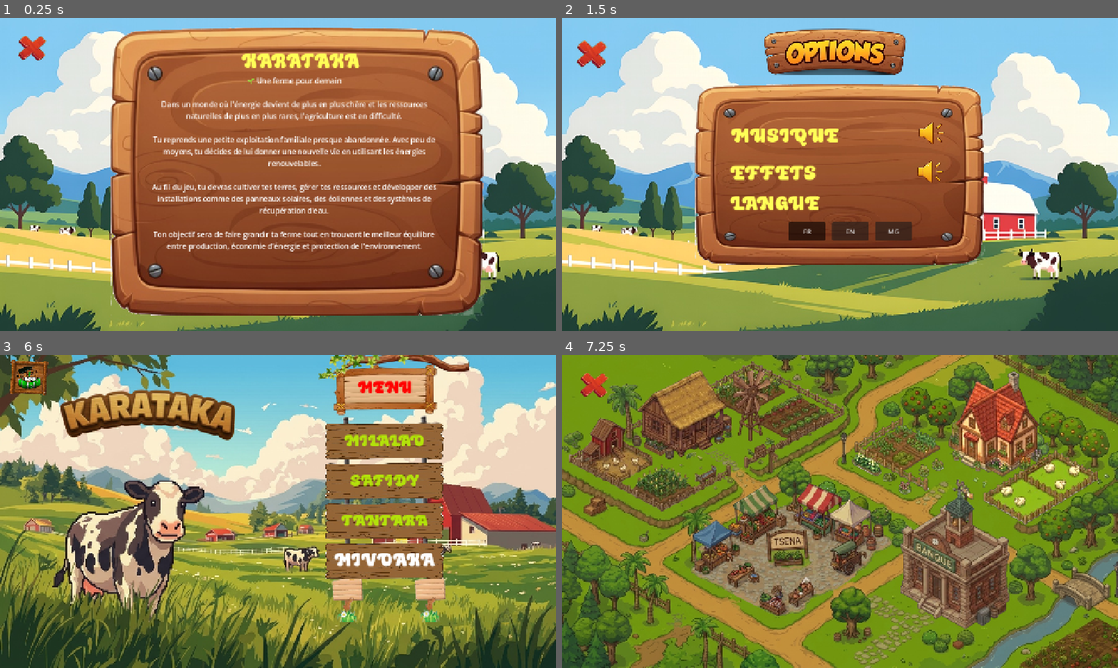
Above: before the commit, frames 1-4 (two rows, left to right).
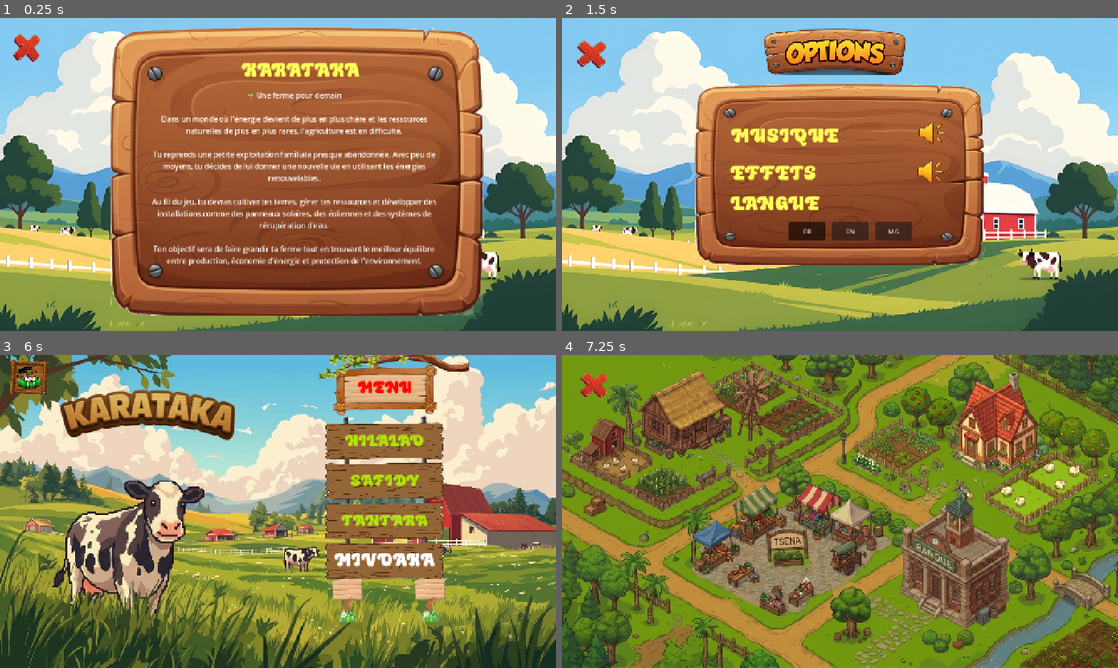
Above: after the commit, the same moments.

Repository: mosa-150505/karataka
Game: Godot game, scene res://scenes/ui/scenes/histoire.tscn
Two runs of this game, one before a commit and one after it. Both use one fixed random seed, a clock stepped at 60 frames per second and the inputs below. This scene is started directly instead of the project's main scene.
Inputs (mouse positions are in pixels of both pictures, inside the frame that each line leads up to; where the layout moved, square brackets give the same spot in the first picture):
- Up to frame 1 (0.25 s): no input
- Up to frame 2 (1.5 s): click (589, 49) [595, 49] at 0.5 s; click "OPTIONS" at 1.25 s
- Up to frame 3 (6 s): click (383, 470) at 2 s; click (383, 508) at 2.75 s; click "FR" at 3.5 s; click "EN" at 4.25 s; click "MG" at 5 s; click (27, 392) at 5.75 s
- Up to frame 4 (7.25 s): click "MILALAO" (after the commit: "HILALAO") at 6.5 s

The runs differ from the first frame. In frame 1, 11% of the frame differs, in the area x 2-79%, y 4-80%; in frame 2, nothing differs; in frame 3, 0.2%; in frame 4, nothing differs.

Commit message:
polish data structure

Diff:
--- a/localization/ui.csv
+++ b/localization/ui.csv
@@ -1,6 +1,6 @@
 keys,fr,en,mg
 UI_MENU_TITLE,MENU,MENU,MENU
-UI_PLAY,JOUER,PLAY,MILALAO
+UI_PLAY,JOUER,PLAY,HILALAO
 UI_SETTINGS,OPTIONS,SETTINGS,SAFIDY
 UI_STORY,A PROPOS,STORY,TANTARA
 UI_QUIT,QUITTER,QUIT,MIVOAKA
--- a/scenes/ui/scenes/histoire.tscn
+++ b/scenes/ui/scenes/histoire.tscn
@@ -59,9 +59,9 @@
 [node name="title" type="Label" parent="main_panel" unique_id=1535386898]
 layout_mode = 0
 offset_left = 77.0
-offset_top = 55.0
+offset_top = 77.0
 offset_right = 857.0
-offset_bottom = 121.0
+offset_bottom = 143.0
 theme_override_colors/font_color = Color(1, 1, 0.34117648, 1)
 theme_override_fonts/font = ExtResource("3_font")
 theme_override_font_sizes/font_size = 48
@@ -75,9 +75,9 @@
 [node name="body_scroll" type="ScrollContainer" parent="main_panel" unique_id=1346051315]
 layout_mode = 0
 offset_left = 81.0
-offset_top = 119.0
+offset_top = 155.0
 offset_right = 821.0
-offset_bottom = 573.0
+offset_bottom = 586.0
 horizontal_scroll_mode = 0
 script = ExtResource("8_hide_scroll")
 
@@ -97,10 +97,10 @@
 
 [node name="return" type="Button" parent="." unique_id=463211529]
 layout_mode = 0
-offset_left = 43.0
-offset_top = 42.0
-offset_right = 113.0
-offset_bottom = 107.0
+offset_left = 30.0
+offset_top = 37.0
+offset_right = 100.0
+offset_bottom = 110.0
 theme_override_styles/normal = SubResource("StyleBoxTexture_return_normal")
 theme_override_styles/pressed = SubResource("StyleBoxTexture_return_pressed")
 theme_override_styles/hover = SubResource("StyleBoxTexture_return_hover")
--- a/scripts/global/scene_manager.gd
+++ b/scripts/global/scene_manager.gd
@@ -9,7 +9,6 @@
 var pending_scene_data: Dictionary = {}
 
 func go_to_scene(scene_path: String) -> void:
-	# Debloque la pause et force l'affichage du curseur
 	get_tree().paused = false
 	Input.mouse_mode = Input.MOUSE_MODE_VISIBLE
 
